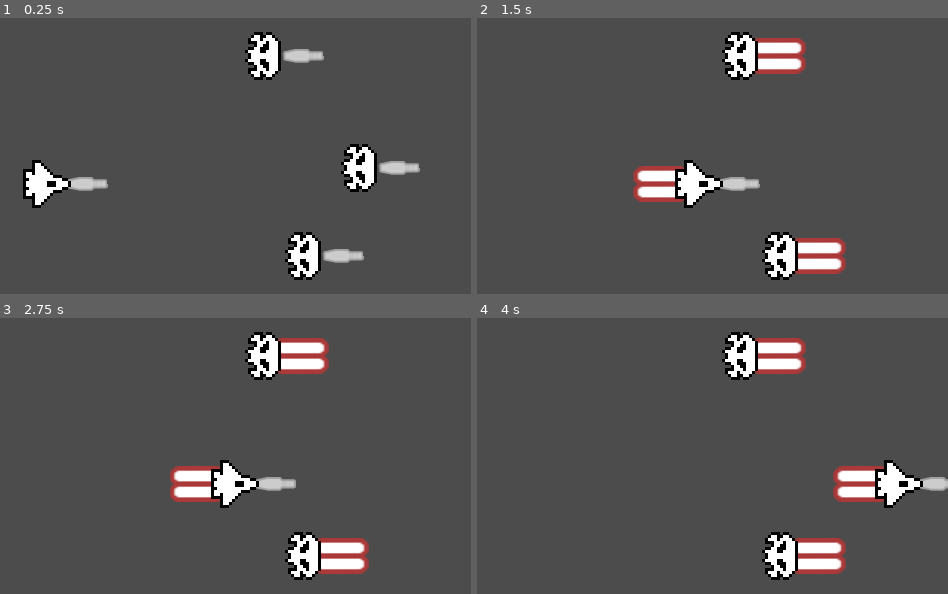
Above: before the commit, frames 1-4 (two rows, left to right).
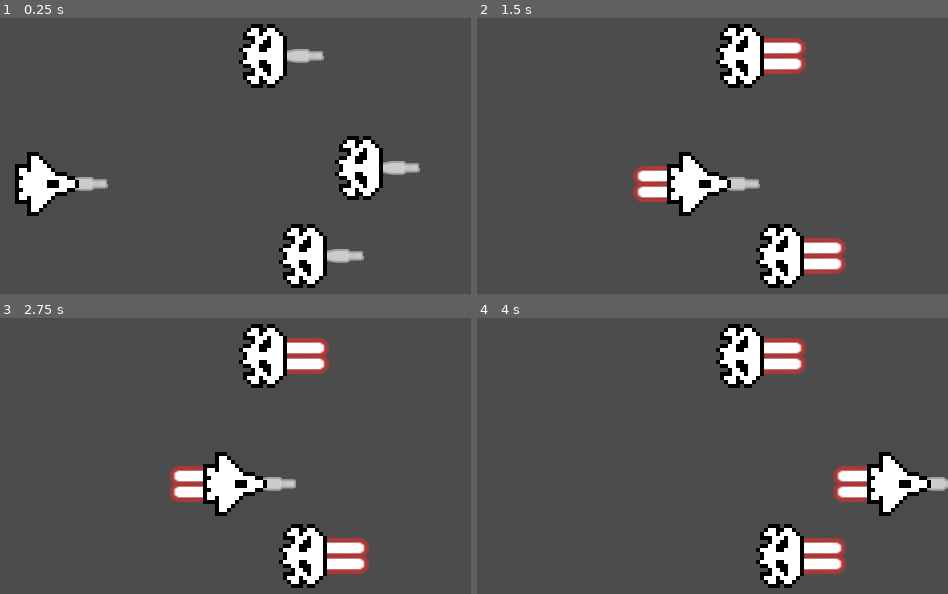
Above: after the commit, the same moments.

Repository: fguillen/FlyingCandies
Game: Godot game, scene res://SpaceShooterScene.tscn
Two runs of this game, one before a commit and one after it. Both use one fixed random seed, a clock stepped at 60 frames per second and the inputs below.
Inputs:
- Up to frame 1 (0.25 s): no input
- Up to frame 2 (1.5 s): tap Enter (ui_accept) at 0.5, 0.77 s; hold Right (ui_right) from 0.53 s (still down)
- Up to frame 3 (2.75 s): tap Enter (ui_accept) at 1.52 s; release Right (ui_right) at 2.03 s; hold Left (ui_left) from 2.03 s (still down)
- Up to frame 4 (4 s): release Left (ui_left) at 2.78 s; hold Right (ui_right) from 2.78 s (still down); tap Enter (ui_accept) at 3.02, 3.77 s

The runs differ from the first frame. In frame 1, 5.0% of the frame differs, in the area x 3-82%, y 2-98%; in frame 2, 3.6%; in frame 3, 3.6%; in frame 4, 3.6%.
Error in both runs: Attempt to call function 'set_visible' in base 'previously freed instance' on a null instance. (res://ShipEngine.gd:38)

Commit message:
Trouble shooting the bug of the all connected engine to the Player)

Diff:
--- a/Character/Projectile.gd
+++ b/Character/Projectile.gd
@@ -9,5 +9,5 @@
 func collision(area:Area2D):
 	print("Projectile collision with: ", area.get_class())
 
-	if area.get_class() == "Character":
+	if area.get_class() == "Enemy":
 		area.get_hit(DAMAGE)
--- a/Enemy.gd
+++ b/Enemy.gd
@@ -12,3 +12,7 @@
 
 	ship_engine.setup(self)
 	behaviour.setup(self)
+
+
+func get_class():
+	return "Enemy"
--- a/Enemy.tscn
+++ b/Enemy.tscn
@@ -82,21 +82,6 @@
 } ]
 }
 
-[sub_resource type="Animation" id=5]
-length = 0.001
-tracks/0/type = "value"
-tracks/0/path = NodePath("Sprite:scale")
-tracks/0/interp = 1
-tracks/0/loop_wrap = true
-tracks/0/imported = false
-tracks/0/enabled = true
-tracks/0/keys = {
-"times": PoolRealArray( 0 ),
-"transitions": PoolRealArray( 1 ),
-"update": 0,
-"values": [ Vector2( 3, 3 ) ]
-}
-
 [node name="Enemy" type="Area2D"]
 rotation = -0.00127678
 script = ExtResource( 5 )
@@ -157,7 +142,7 @@
 offset = Vector2( 0, -20 )
 
 [node name="Sprite" type="Sprite" parent="."]
-scale = Vector2( 3, 3 )
+scale = Vector2( 4, 4 )
 texture = ExtResource( 1 )
 
 [node name="CollisionShape2D" type="CollisionShape2D" parent="."]
@@ -169,4 +154,3 @@
 anims/Dead = SubResource( 4 )
 anims/Idle = SubResource( 2 )
 anims/Move = SubResource( 3 )
-anims/RESET = SubResource( 5 )
--- a/Player.gd
+++ b/Player.gd
@@ -10,3 +10,7 @@
 	weapon_manager.add_weapon(weapon)
 
 	ship_engine.setup(self)
+
+
+func get_class():
+	return "Player"
--- a/Player.tscn
+++ b/Player.tscn
@@ -52,21 +52,6 @@
 resource_name = "Move"
 length = 0.1
 
-[sub_resource type="Animation" id=5]
-length = 0.001
-tracks/0/type = "value"
-tracks/0/path = NodePath("Sprite:scale")
-tracks/0/interp = 1
-tracks/0/loop_wrap = true
-tracks/0/imported = false
-tracks/0/enabled = true
-tracks/0/keys = {
-"times": PoolRealArray( 0 ),
-"transitions": PoolRealArray( 1 ),
-"update": 0,
-"values": [ Vector2( 3, 3 ) ]
-}
-
 [node name="Player" type="Area2D"]
 rotation = -0.00127678
 script = ExtResource( 5 )
@@ -118,7 +103,7 @@
 offset = Vector2( 0, -20 )
 
 [node name="Sprite" type="Sprite" parent="."]
-scale = Vector2( 3, 3 )
+scale = Vector2( 4, 4 )
 texture = ExtResource( 1 )
 
 [node name="CollisionShape2D" type="CollisionShape2D" parent="."]
@@ -130,4 +115,3 @@
 anims/Dead = SubResource( 4 )
 anims/Idle = SubResource( 2 )
 anims/Move = SubResource( 3 )
-anims/RESET = SubResource( 5 )
--- a/ShipEngine.gd
+++ b/ShipEngine.gd
@@ -9,15 +9,14 @@
 var power = 0.0
 var character
 
-func _ready():
-	for child in get_children():
-		if child is Sprite:
-			sprites.append(child)
-
 
 func setup(_character:Character):
 	character = _character
 	character.movement_manager.connect("velocity_changed", self, "on_velocity_changed")
+
+	for child in get_children():
+		if child is Sprite:
+			sprites.append(child)
 
 
 func on_velocity_changed(velocity:Vector2):
@@ -34,6 +33,7 @@
 
 
 func activate():
+	print("XXX ShipEngine.activate(), ", owner.get_class())
 	for sprite in sprites:
 		sprite.set_visible(true)
 
Not shown: 1 places in Enemy.tscn that only renumber resources
Not shown: 1 places in Player.tscn that only renumber resources
